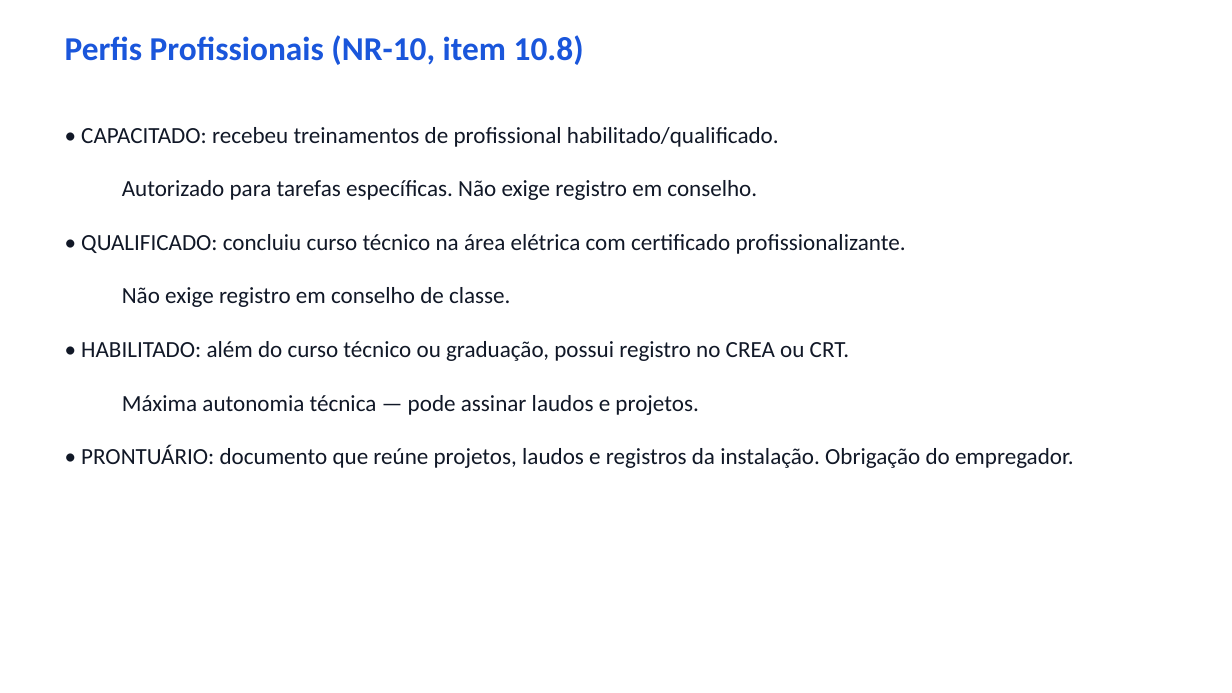
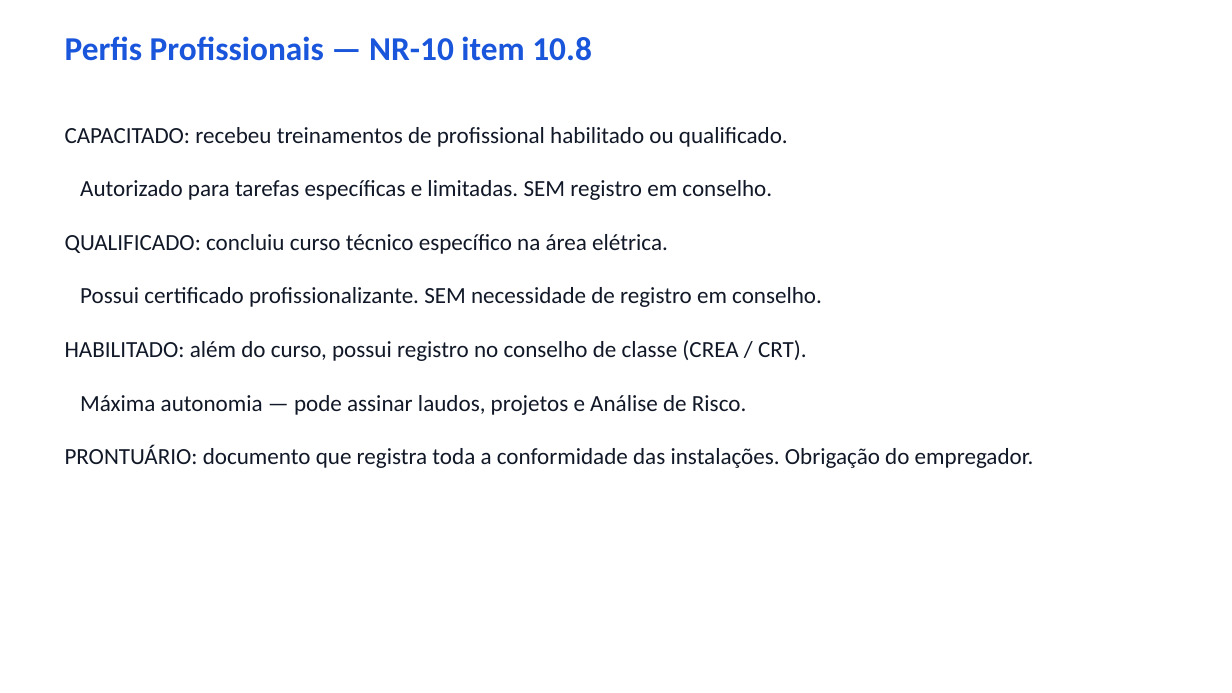
Before and after one commit to sanicolauvix/quiz-nr, a slide deck: slide 3 of 04_NR10.pptx. Drawn at 1232x693 pixels with LibreOffice and Linux fonts; fonts in the diff are those of the drawing. Boxes give left, top, right and bottom in pixels: in the first picture for what was removed or moved away, otherwise in the second. Text is boxed around its words. In the diff, an @@ line names an element or a change of style, - is before the commit and + after.

```diff
--- a/04_NR10.pptx
+++ b/04_NR10.pptx
@@ text at [65, 36, 592, 61]: text changed @@
-Perfis Profissionais (NR-10, item 10.8)
+Perfis Profissionais — NR-10 item 10.8
@@ text at [65, 127, 788, 147]: text changed @@
-• CAPACITADO: recebeu treinamentos de profissional habilitado/qualificado.
+CAPACITADO: recebeu treinamentos de profissional habilitado ou qualificado.
@@ text at [80, 180, 772, 200]: text changed @@
-Autorizado para tarefas específicas. Não exige registro em conselho.
+Autorizado para tarefas específicas e limitadas. SEM registro em conselho.
@@ text at [65, 234, 668, 254]: text changed @@
-• QUALIFICADO: concluiu curso técnico na área elétrica com certificado profissionalizante.
+QUALIFICADO: concluiu curso técnico específico na área elétrica.
@@ text at [80, 287, 822, 307]: text changed @@
-Não exige registro em conselho de classe.
+Possui certificado profissionalizante. SEM necessidade de registro em conselho.
@@ text at [65, 340, 807, 361]: text changed @@
-• HABILITADO: além do curso técnico ou graduação, possui registro no CREA ou CRT.
+HABILITADO: além do curso, possui registro no conselho de classe (CREA / CRT).
@@ text at [80, 395, 746, 415]: text changed @@
-Máxima autonomia técnica — pode assinar laudos e projetos.
+Máxima autonomia — pode assinar laudos, projetos e Análise de Risco.
@@ text at [65, 445, 1034, 468]: text changed @@
-• PRONTUÁRIO: documento que reúne projetos, laudos e registros da instalação. Obrigação do empregador.
+PRONTUÁRIO: documento que registra toda a conformidade das instalações. Obrigação do empregador.
```
Also in this commit, not shown: 8 other slides changed, 6 slides added, 1 slide removed, 7 other files.
